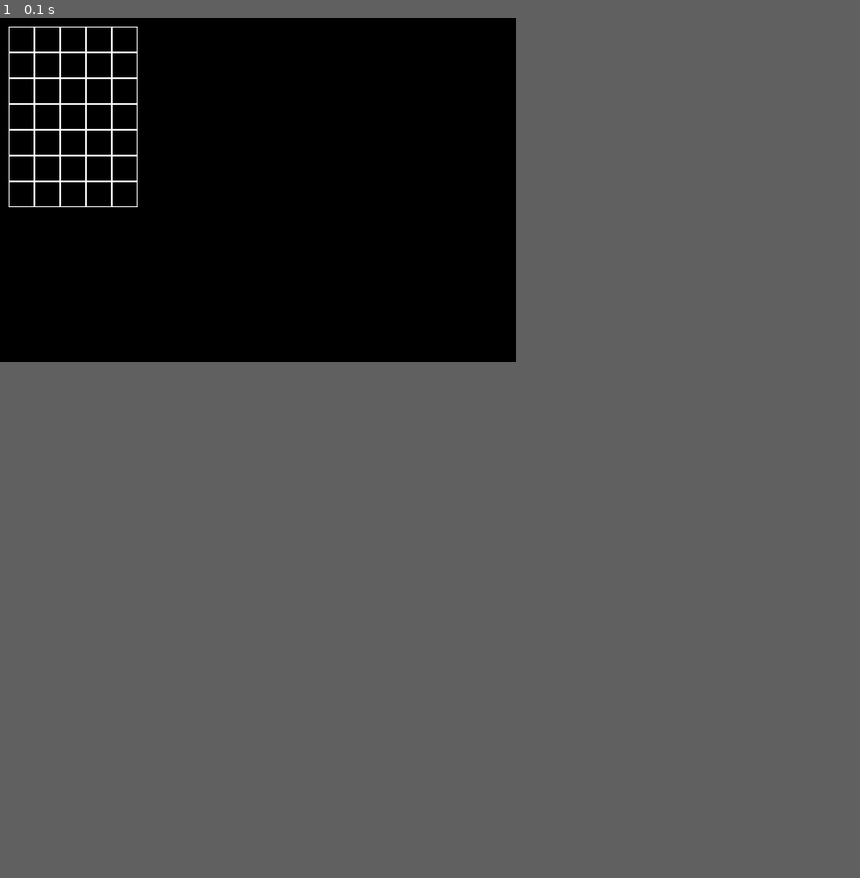
Above: before the commit, frame 1.
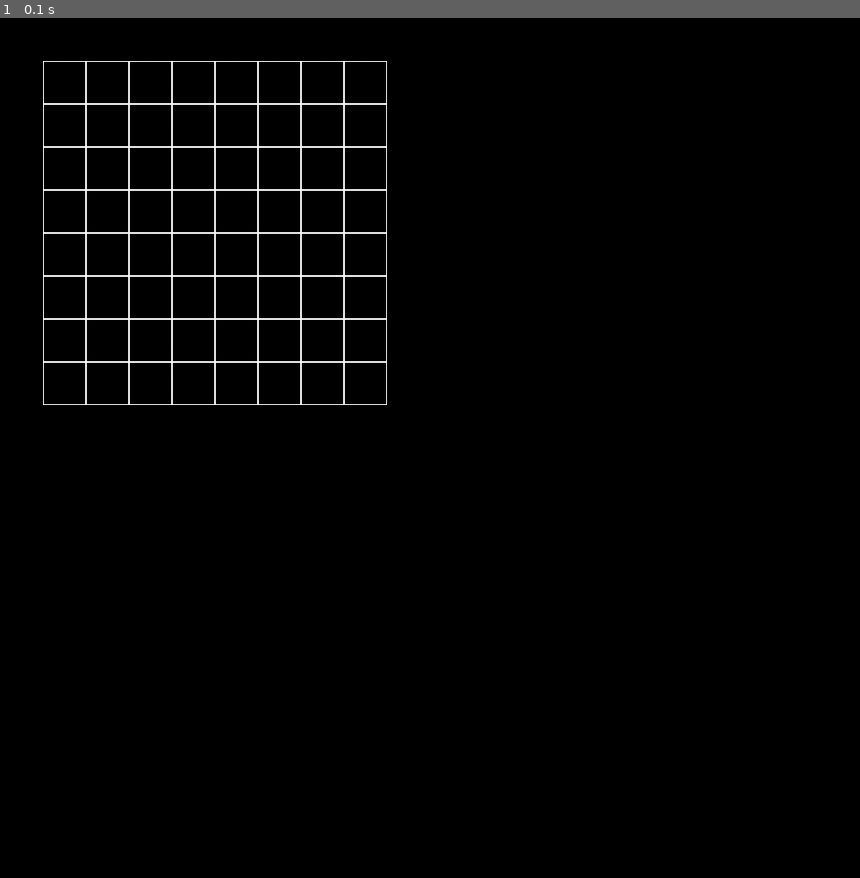
Above: after the commit, the same moment.

Repository: AKETSU-main/-PyGame
Game: pygame game, started from pg1212224/main.py
The game is run twice, just before and just after one commit, with the same random seed, the same clock (stepped at 60 frames per second) and the same inputs.
Inputs:
- Up to frame 1 (0.1 s): no input
In our replay, the window is 540x360 before the commit and 900x900 after it. These sizes can differ from the game's own. Grey fills any space a smaller window leaves; there, only what the larger window draws over its background counts as a difference.

The runs differ from the first frame. In frame 1, 1.7% of the frame differs, in the area x 1-45%, y 1-45%.

Commit message:
добавлен метод настройки поля

Diff:
--- a/pg1212224/main.py
+++ b/pg1212224/main.py
@@ -16,14 +16,18 @@
                 pygame.draw.rect(screen, pygame.Color('white'), (
                 x * self.cell_size + self.left, y * self.cell_size + self.top, self.cell_size, self.cell_size), 1)
 
+    def set_view(self, left, top, cell_size):
+        self.left, self.top, self.cell_size = left, top, cell_size
+
 
 # pygame setup
 def main():
     pygame.init()
-    size = width, height = 600, 400
+    size = width, height = 1000, 1000
     screen = pygame.display.set_mode(size)
     clock = pygame.time.Clock()
-    board = Board(5, 7)
+    board = Board(8, 8)
+    board.set_view(50, 50, 50)
     running = True
     speed = 150
     dt = 0
